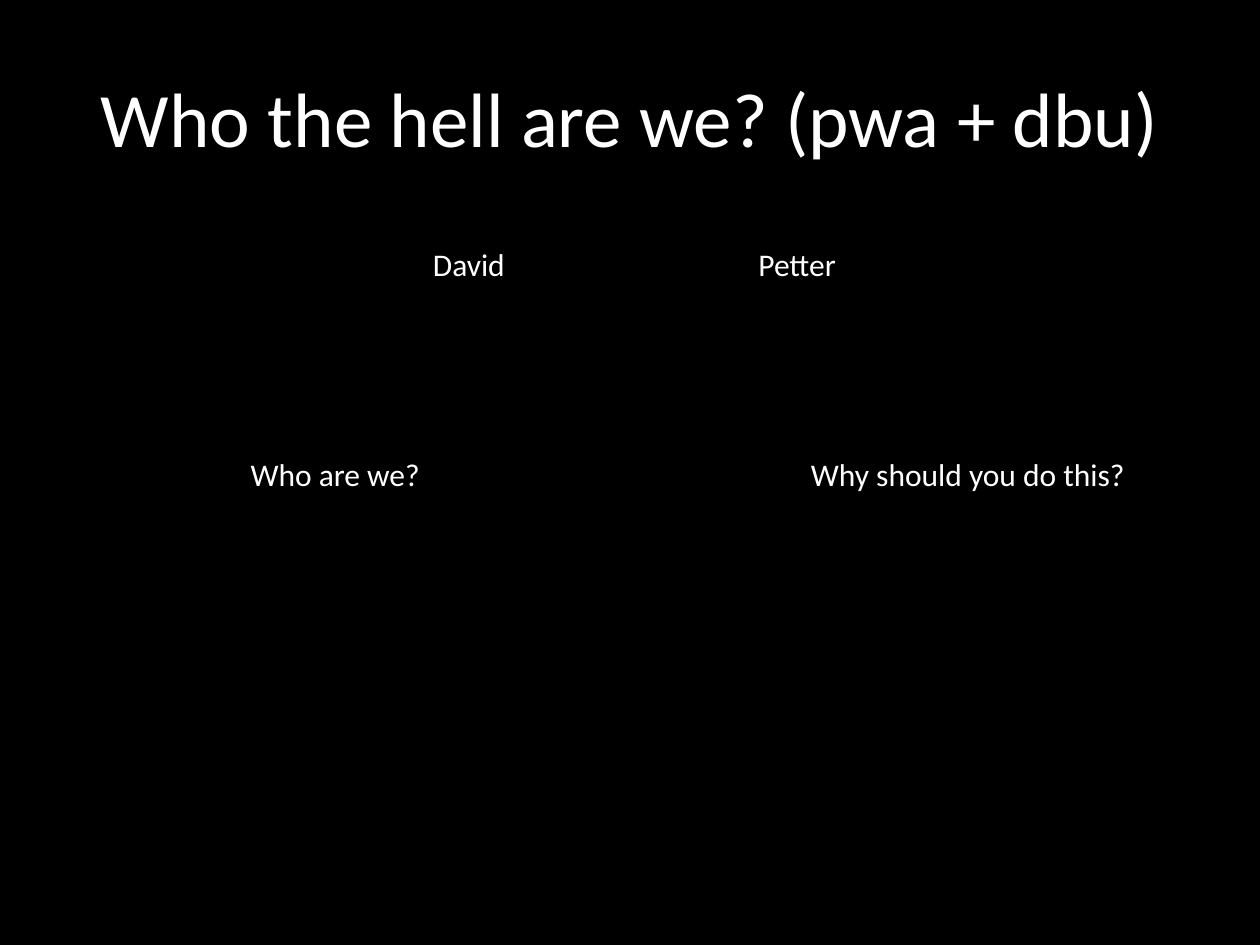
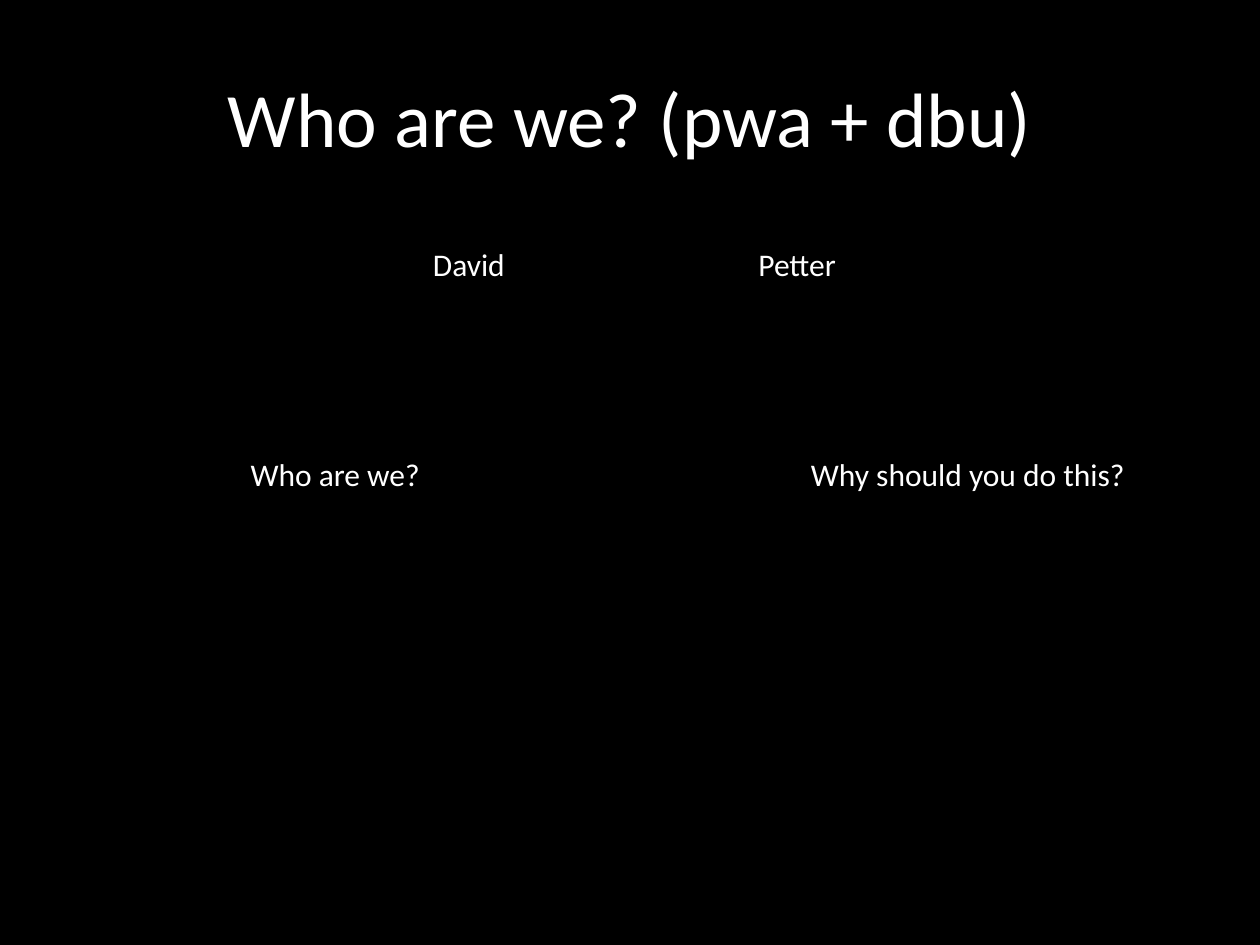
Before and after one commit to wuurrd/techzonepresentation, a slide deck: slide 2 of presentation.pptx. Drawn at 1260x945 pixels with LibreOffice and Linux fonts; fonts in the diff are those of the drawing. Boxes give left, top, right and bottom in pixels: in the first picture for what was removed or moved away, otherwise in the second. Text is boxed around its words. In the diff, an @@ line names an element or a change of style, - is before the commit and + after.

```diff
--- a/presentation.pptx
+++ b/presentation.pptx
@@ title at (x1=228, y1=91, x2=1031, y2=160): text changed @@
-Who the hell are we? (pwa + dbu)
+Who are we? (pwa + dbu)
```
Also in this commit, not shown: 4 other slides changed, 5 slides added, 1 slide removed.
